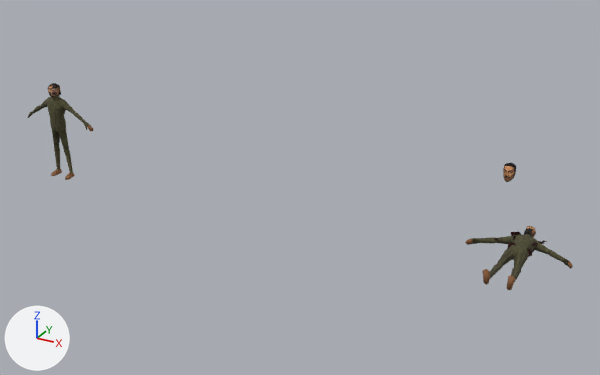
What one commit did to the glTF model assets/nva_vc/characters/cow_sniper.glb.
One viewpoint serves both versions: a 50 mm camera at (2.44, -10.12, 5.85) aimed at (-3.58, 0.83, 0.37). The lights are fixed; the arrows at lower left show +X, +Y and +Z. The first picture is the older version. Where no turn or scale is listed for an object, it has been applied to the vertices. Vertices at exactly the same position are counted once.

Script lines for the objects in view, before the commit:
```python
ob_cow_sniper_joined = bpy.data.objects.new('cow_sniper_joined', me_cow_sniper_joined_mesh)
ob_cow_sniper_joined.location = (-8.0, 0.04, 0.0)
ob_grunt_forearm_l = bpy.data.objects.new('grunt_forearm_l', me_humanoidbase_notoverlapping_006)
ob_grunt_forearm_l.location = (-8.0, 0.04, 0.0)
ob_grunt_leg_l = bpy.data.objects.new('grunt_leg_l', me_humanoidbase_notoverlapping_032)
ob_grunt_leg_l.location = (-8.0, 0.04, 0.0)
ob_grunt_leg_r = bpy.data.objects.new('grunt_leg_r', me_humanoidbase_notoverlapping_033)
ob_grunt_leg_r.location = (-8.0, 0.04, 0.0)
ob_grunt_torso = bpy.data.objects.new('grunt_torso', me_humanoidbase_notoverlapping_003)
ob_grunt_torso.location = (-8.0, 0.04, 0.0)
ob_grunt_uparm_l = bpy.data.objects.new('grunt_uparm_l', me_humanoidbase_notoverlapping_004)
ob_grunt_uparm_l.location = (-8.0, 0.04, 0.0)
ob_grunt_uparm_r = bpy.data.objects.new('grunt_uparm_r', me_humanoidbase_notoverlapping_005)
ob_grunt_uparm_r.location = (-8.0, 0.04, 0.0)
ob_sniper_hair = bpy.data.objects.new('sniper_hair', me_sniper_hair_mesh)
ob_sniper_hair.location = (-8.0, 0.04, 0.0)
```
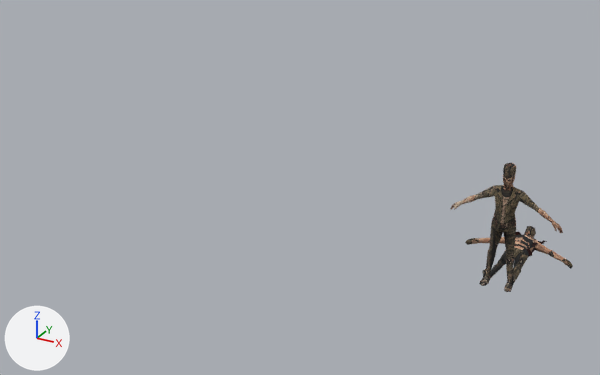
Where the newer file only moved an object's origin or applied its transform, the numbers keep the older frame.

What differs and where, as boxes (x1, y1, x2, y2) in the pictures (600 x 375 px):
'cow_sniper_joined', surface changed, moved
    before: (27, 84, 93, 180)
    after: (450, 175, 563, 292)
'grunt_leg_l', surface changed
    both: (511, 248, 529, 290)
'grunt_leg_r', surface changed (darker)
    both: (482, 250, 506, 284)
'grunt_torso', surface changed
    both: (514, 234, 536, 258)
'grunt_forearm_r', surface changed
    both: (465, 238, 490, 245)
'grunt_forearm_l', surface changed
    both: (549, 250, 573, 269)
'grunt_uparm_r', surface changed
    both: (491, 235, 514, 244)
'grunt_uparm_l', surface changed
    both: (531, 240, 550, 255)
'grunt_head', surface changed
    both: (527, 226, 536, 238)
'head_frag_01', surface changed
    both: (507, 168, 515, 179)
'head_frag_03', surface changed
    both: (504, 163, 512, 179)
'sniper_beard', no longer drawn
    before: (524, 228, 532, 235)
'head_frag_05', surface changed
    both: (503, 163, 510, 174)
'sniper_hair', deleted
    before: (52, 83, 61, 95)
'head_frag_07', surface changed
    both: (510, 167, 516, 174)
'head_frag_06', surface changed
    both: (511, 163, 516, 169)

The change, as a list of edits to the scene's bpy script:
```text
Add img_cow_sniper_sheet_1024:
    img_cow_sniper_sheet_1024 = load_image('cow_sniper_sheet_1024', '_unpacked/cow_sniper_sheet_1024', 1024, 1024, 'sRGB')
Change mat_nva_uniform:
    mat_nva_uniform.texture: img_better_textures -> img_cow_sniper_sheet_1024
    mat_nva_uniform.roughness: 0.95 -> 0.92
Change mat_skin_vc:
    remove mat_skin_vc.base_color = (0.259, 0.114, 0.0461)  # brown #8b5f3d
    add mat_skin_vc.texture = img_cow_sniper_sheet_1024
    mat_skin_vc.roughness: 0.95 -> 0.92
Change mat_face_atlas_mat:
    mat_face_atlas_mat.texture: img_cow_sniper_face_atlas -> img_cow_sniper_sheet_1024
    mat_face_atlas_mat.roughness: 0.9 -> 0.92
Change me_cow_sniper_joined_mesh:
    where me_cow_sniper_joined_mesh.from_pydata(...)  # 203 vertices, 402 faces; spans x -0.77..0.77, y -0.17..0.1, z 0.0..1.71
    used by ob_cow_sniper_joined; location = (-8.0, 0.04, 0.0)
    me_cow_sniper_joined_mesh part 1: texture (UV) coordinates of 402 of 402 faces, centred in x -0.75..0.75, y -0.16..0.09, z 0.0..1.7, changed; they spanned u 0.03..0.94, v 0.0..0.99 and now span u 0.02..0.79, v 0.03..0.98
Change ob_cow_sniper_joined:
    ob_cow_sniper_joined.location: (-8.0, 0.04, 0.0) -> (0.0, 0.0, 0.0)
Remove ob_sniper_hair:
    ob_sniper_hair = bpy.data.objects.new('sniper_hair', me_sniper_hair_mesh)
    ob_sniper_hair.location = (-8.0, 0.04, 0.0)
```
